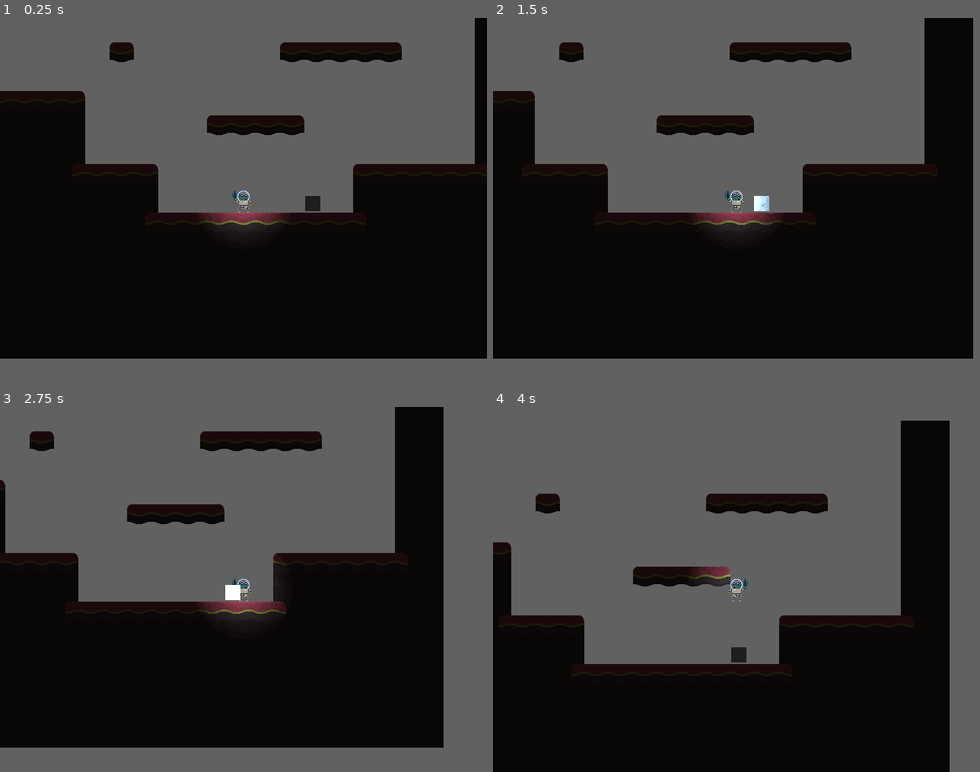
Above: before the commit, frames 1-4 (two rows, left to right).
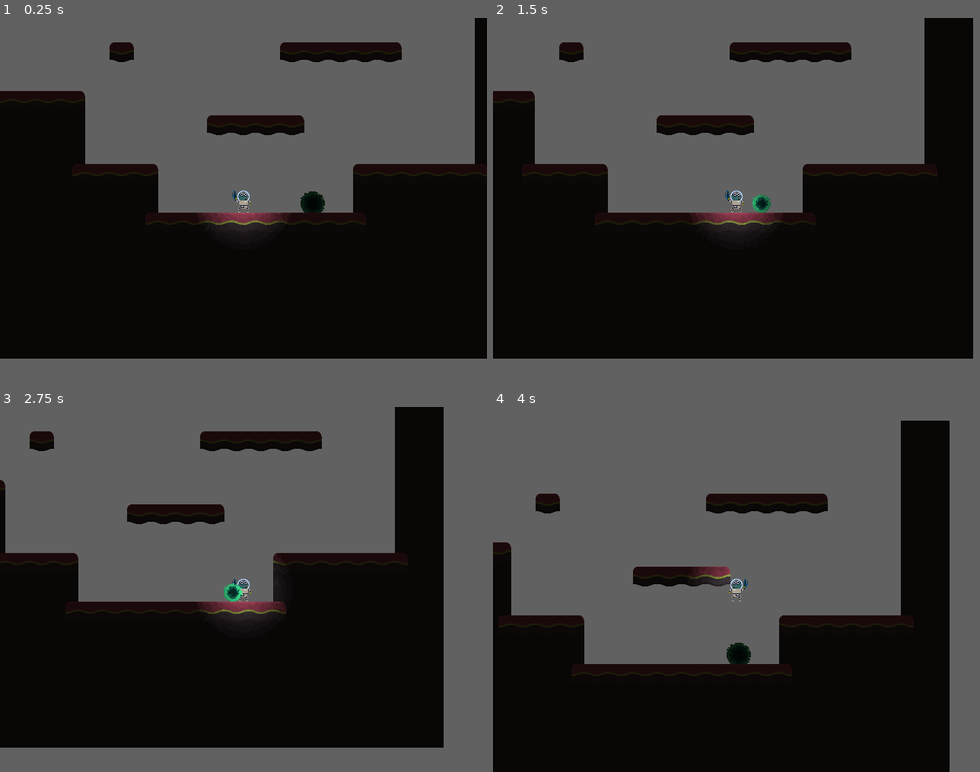
Above: after the commit, the same moments.

Repository: nealith/MVM5
Game: Godot game, scene res://tests/test_map1.tscn
Two runs of this game, one before a commit and one after it. Both use one fixed random seed, a clock stepped at 60 frames per second and the inputs below. The project has no main scene, so this scene is started directly.
Inputs:
- Up to frame 1 (0.25 s): no input
- Up to frame 2 (1.5 s): hold Right (ui_right) 0.53-1.28 s; hold Down (ui_down) from 1.28 s (still down)
- Up to frame 3 (2.75 s): release Down (ui_down) at 2.03 s; hold Right (ui_right) from 2.03 s (still down)
- Up to frame 4 (4 s): release Right (ui_right) at 2.78 s; hold Up (ui_up) 2.78-3.53 s; hold Left (ui_left) from 3.53 s (still down)

The runs differ from the first frame. In frame 1, 0.2% of the frame differs, in the area x 61-67%, y 47-54%; in frame 2, 0.2%; in frame 3, 0.2%; in frame 4, 0.2%.

Commit message:
add art for sblorb

Diff:
--- a/Bullets/Bullet.gd
+++ b/Bullets/Bullet.gd
@@ -7,7 +7,7 @@
 var velocity = Vector2()
 var direction = "none"
 
-const iname = "bullet"
+const I = "bullet"
 
 const SPEED = 200
 
--- a/Player/Player.gd
+++ b/Player/Player.gd
@@ -7,6 +7,8 @@
 export (String) var left = "ui_left"
 export (String) var right = "ui_right"
 export (String) var action = "ui_action"
+
+const I = "player"
 
 enum S { #status
 	ILeft, # I stand for input
--- a/Sblorb/Sblorb.gd
+++ b/Sblorb/Sblorb.gd
@@ -5,6 +5,8 @@
 
 signal finish_move()
 signal hitten()
+signal eat_player()
+
 
 # Declare member variables here. Examples:
 # var a = 2
@@ -47,6 +49,9 @@
 		set_process(true)
 
 func _on_Area2D_body_entered(body : PhysicsBody2D):
-	if body != null and not body.get("iname") == null and body.iname == "bullet":
-		emit_signal("hitten")
-		get_parent().remove_child(self)
+	if body != null and not body.get("I") == null:
+		if body.I == "bullet":
+			emit_signal("hitten")
+			get_parent().remove_child(self)
+		elif body.I == "player":
+			emit_signal("eat_player")
--- a/Sblorb/Sblorb.tscn
+++ b/Sblorb/Sblorb.tscn
@@ -1,11 +1,19 @@
-[gd_scene load_steps=4 format=2]
+[gd_scene load_steps=6 format=2]
 
 [ext_resource path="res://Sblorb/Sblorb.gd" type="Script" id=1]
+[ext_resource path="res://Sblorb/sblorb1.png" type="Texture" id=2]
+[ext_resource path="res://Sblorb/sblorb2.png" type="Texture" id=3]
 
-[sub_resource type="RectangleShape2D" id=1]
+[sub_resource type="CircleShape2D" id=3]
+radius = 16.0
 
-[sub_resource type="CubeMesh" id=2]
-size = Vector3( 20, 20, 2 )
+[sub_resource type="SpriteFrames" id=2]
+animations = [ {
+"frames": [ ExtResource( 2 ), ExtResource( 3 ) ],
+"loop": true,
+"name": "default",
+"speed": 2.0
+} ]
 
 [node name="Sblorb" type="Node2D"]
 script = ExtResource( 1 )
@@ -14,8 +22,9 @@
 collision_layer = 2
 
 [node name="CollisionShape2D" type="CollisionShape2D" parent="Area2D"]
-shape = SubResource( 1 )
+shape = SubResource( 3 )
 
-[node name="MeshInstance2D" type="MeshInstance2D" parent="."]
-mesh = SubResource( 2 )
+[node name="AnimatedSprite" type="AnimatedSprite" parent="."]
+frames = SubResource( 2 )
+playing = true
 [connection signal="body_entered" from="Area2D" to="." method="_on_Area2D_body_entered"]
Binary file added: Sblorb/sblorb.aseprite
Binary file added: Sblorb/sblorb1.png
Not shown, added: Sblorb/sblorb1.png.import
Binary file added: Sblorb/sblorb2.png
Not shown, added: Sblorb/sblorb2.png.import
